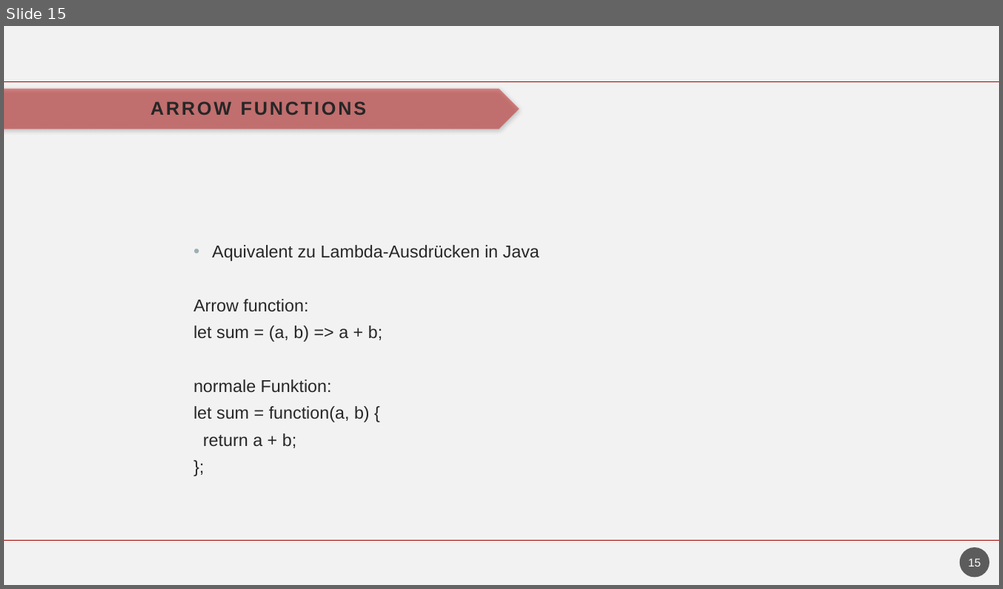
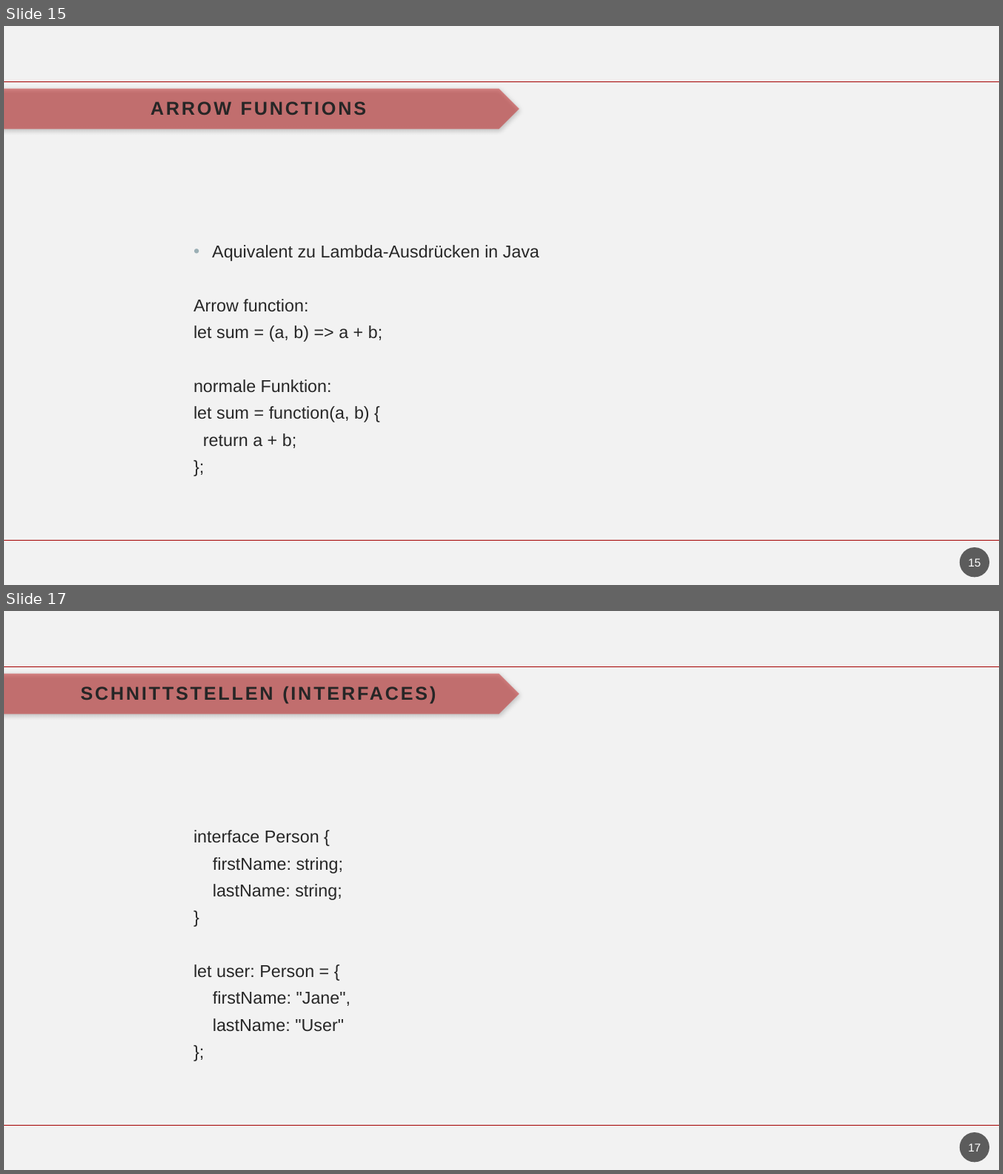
Before and after one commit to havrazO/Angular-Vortrag, a slide deck: vortrag/präsentation/entwurf/angular.pptm. Shown one above the other, each under a label of ours: slide 15 before the commit, slides 15 and 17 after it; the slides between them are not shown. The pictures are 1003x589 and 1003x1174 pixels, drawn with LibreOffice and Linux fonts; fonts in the diff are those of the drawing; background and template pictures are left out. Boxes give left, top, right and bottom in pixels: in the first picture for what was removed or moved away, otherwise in the second. Text is boxed around its words. In the diff, an @@ line names an element or a change of style, - is before the commit and + after.

```diff
--- a/vortrag/präsentation/entwurf/angular.pptm
+++ b/vortrag/präsentation/entwurf/angular.pptm
@@ slide 17 added at (4,611,999,1170), background #F2F2F2; not listed: 3 template elements that a slide beside it also shows @@
@@ title added at (15,674,501,714), 18 pt, text #262626, bold @@
+SCHNITTSTELLEN (INTERFACES)
@@ text added at (193,830,351,1032), 16.6 pt, text #262626 @@
+interface Person {
+firstName: string;
+lastName: string;
+}
+let user: Person = {
+firstName: "Jane",
+lastName: "User"
+};
@@ page number added at (960,1133,990,1163), fill #1D1D1D at 70% opacity, 11 pt, text #FFFFFF @@
+17
```
Also in this commit, not shown: 1 slide changed, 9 other slides added, 3 other files.
